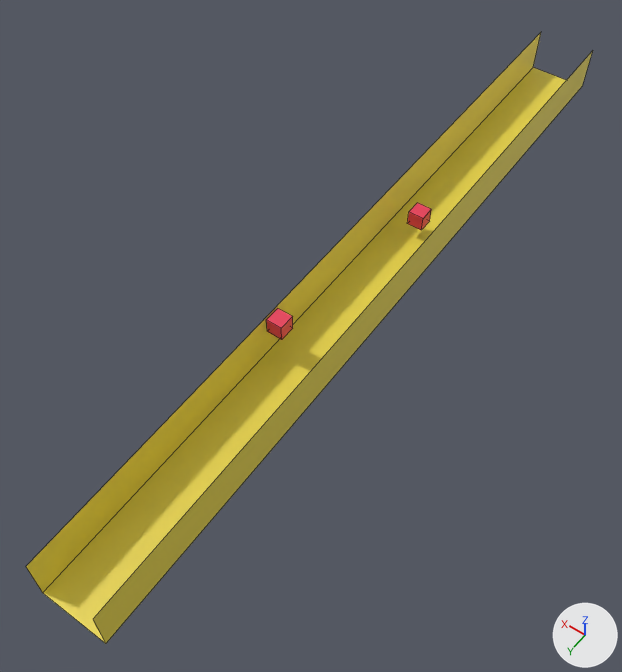
Before and after pictures for a commit that changed the Blender file Blender/Trench1new.blend.
Camera for both pictures: a 50 mm camera at (-33.8, 110.4, 77.4) aimed at (2.3, 59.8, -2.1). The axes (+X, +Y, +Z) are drawn at lower right. The lights are the same throughout. Mesh edges are drawn as thin lines.

Objects in the first picture: 'CubeObstacle0', 'CubeObstacle1', 'Trench 1', 'Wall left', 'Wall right'.
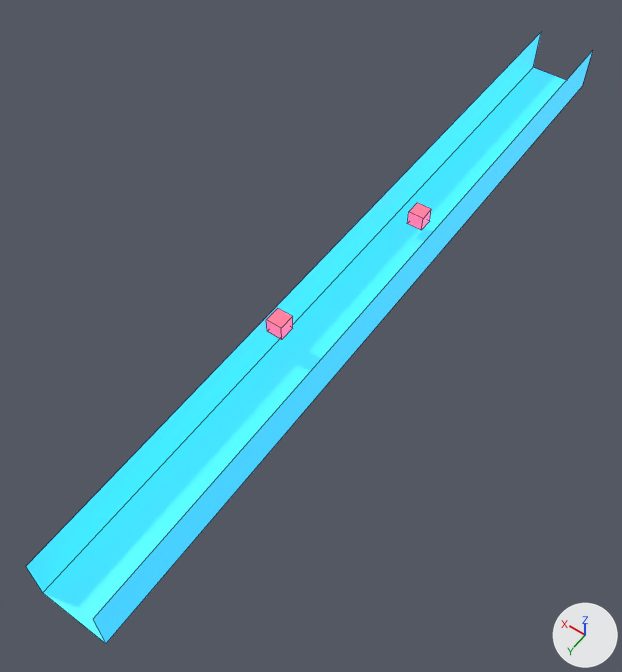
The newer file is also turned or shifted as a whole; pictures and numbers use the older file's frame.

The change in detail:
Material 'Material.001' (mat_material_001) changes colour from yellow #e7d449 to cyan #36b4e7; in linear values from (0.799, 0.658, 0.0666) to (0.0369, 0.456, 0.799).
In material 'Material.001' (mat_material_001), emission_color is now set to (0.0369, 0.456, 0.799), cyan #36b4e7.
In material 'Material.001' (mat_material_001), emission_strength is now set to 1.0.
Material 'Material.002' (mat_material_002) changes colour from red #e73b58 to red #e75a72; in linear values from (0.799, 0.0437, 0.0976) to (0.799, 0.102, 0.168).
In material 'Material.002' (mat_material_002), emission_color is now set to (0.799, 0.102, 0.168), red #e75a72.
In material 'Material.002' (mat_material_002), emission_strength is now set to 1.0.

What differs and where, as boxes [x1, y1, x2, y2] in the pictures (622 x 672 px):
'Trench 1', recoloured (yellow to cyan): [43, 67, 566, 643] in both
'Wall right', recoloured (yellow to cyan): [26, 33, 541, 593] in both
'Wall left', recoloured (yellow to cyan): [93, 51, 593, 643] in both
'CubeObstacle1', recoloured: [266, 308, 293, 340] in both
'CubeObstacle0', recoloured: [407, 203, 431, 230] in both
